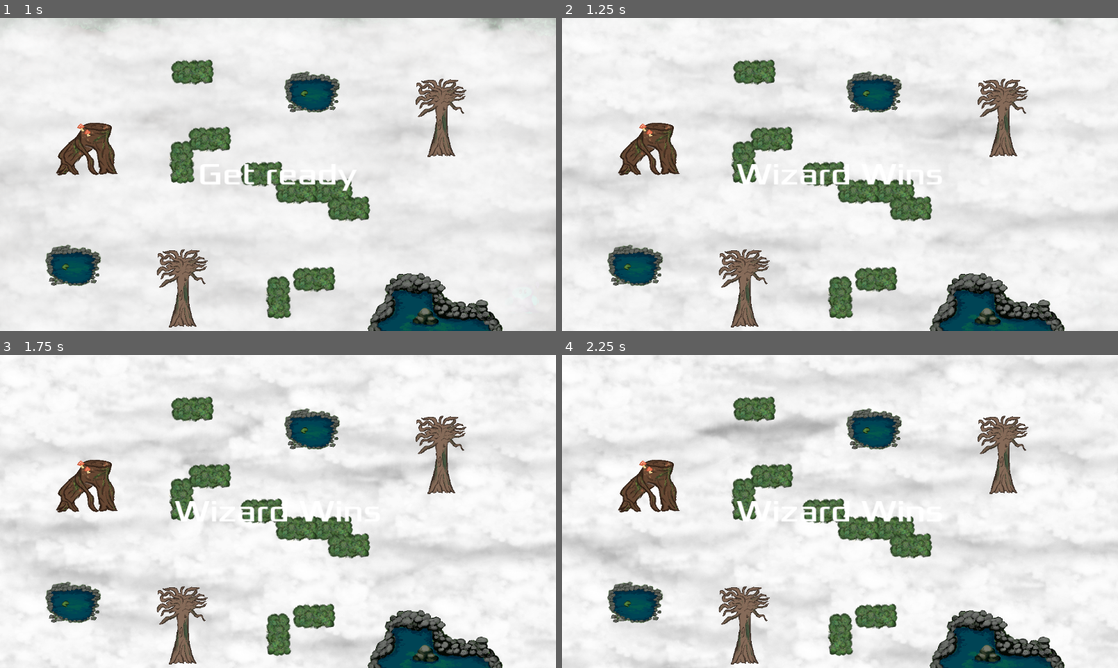
Above: before the commit, frames 1-4 (two rows, left to right).
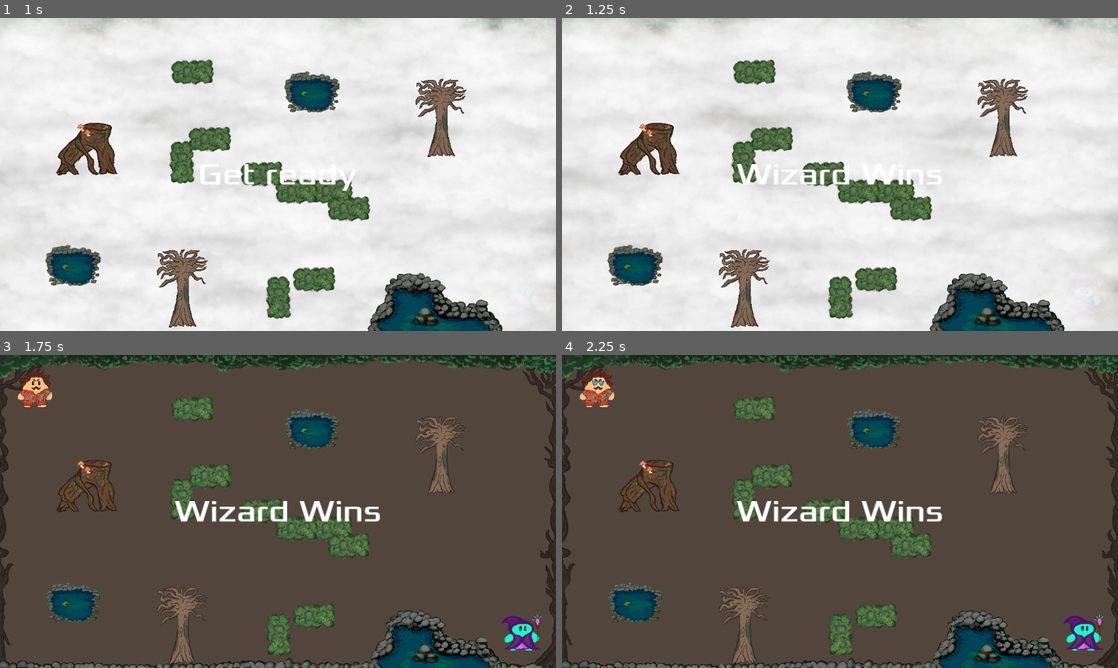
Above: after the commit, the same moments.

Repository: Robb-Fr/orbital-game-jam-6
Game: Godot game, scene res://scenes/main.tscn
Two runs of this game, one before a commit and one after it. Both use one fixed random seed, a clock stepped at 60 frames per second and the inputs below. Sound files missing from this copy of the repository are replaced by a short silence.
Inputs:
- Up to frame 1 (1 s): click "Start" at 0.5 s
- Up to frame 2 (1.25 s): no input
- Up to frame 3 (1.75 s): hold D (left_move_right) from 1.28 s (still down)
- Up to frame 4 (2.25 s): release D (left_move_right) at 2.03 s; hold S (left_move_down) from 2.03 s (still down)

Frame 1 is identical in both runs. In frame 2, 1.8% of the frame differs, in the area x 0-100%, y 0-97%; in frame 3, 88%; in frame 4, 88%, in the area x 0-100%, y 0-100%.

Commit message:
clouds disapear at end

Diff:
--- a/scenes/main.gd
+++ b/scenes/main.gd
@@ -35,6 +35,7 @@
 func _on_music_curse_ended():
 	$FlashTimer.stop()
 	$DarkTimer.stop()
+	$CloudManager.hide_clouds()
 
 	$Hero.can_move = false
 	$Wizard.can_move = false
--- a/scenes/wall.gd
+++ b/scenes/wall.gd
@@ -11,13 +11,19 @@
 func _process(delta):
 	pass
 
+func burn():
+	$AnimatedSprite2D.play("hidden")
+	set_deferred("is_burnt", true)
+
+func unburn():
+	$AnimatedSprite2D.play("visible")
+	set_deferred("is_burnt", false)
+
 func _on_area_entered(area):
 	if area is Hero:
-		$AnimatedSprite2D.play("hidden")
-		set_deferred("is_burnt", true)
+		burn()
 	elif area is Wizard:
-		$AnimatedSprite2D.play("visible")
-		set_deferred("is_burnt", false)
+		unburn()
 
 func _on_animated_sprite_2d_animation_changed():
 	if z_index == 0:
